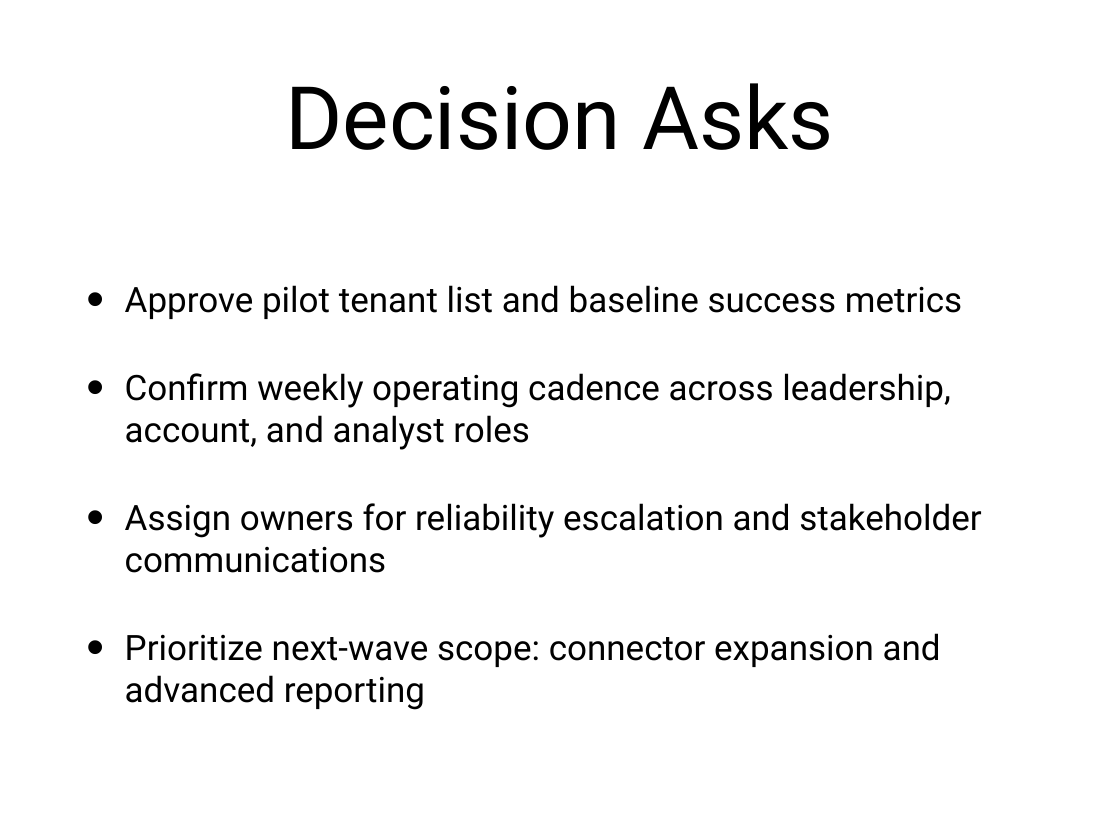
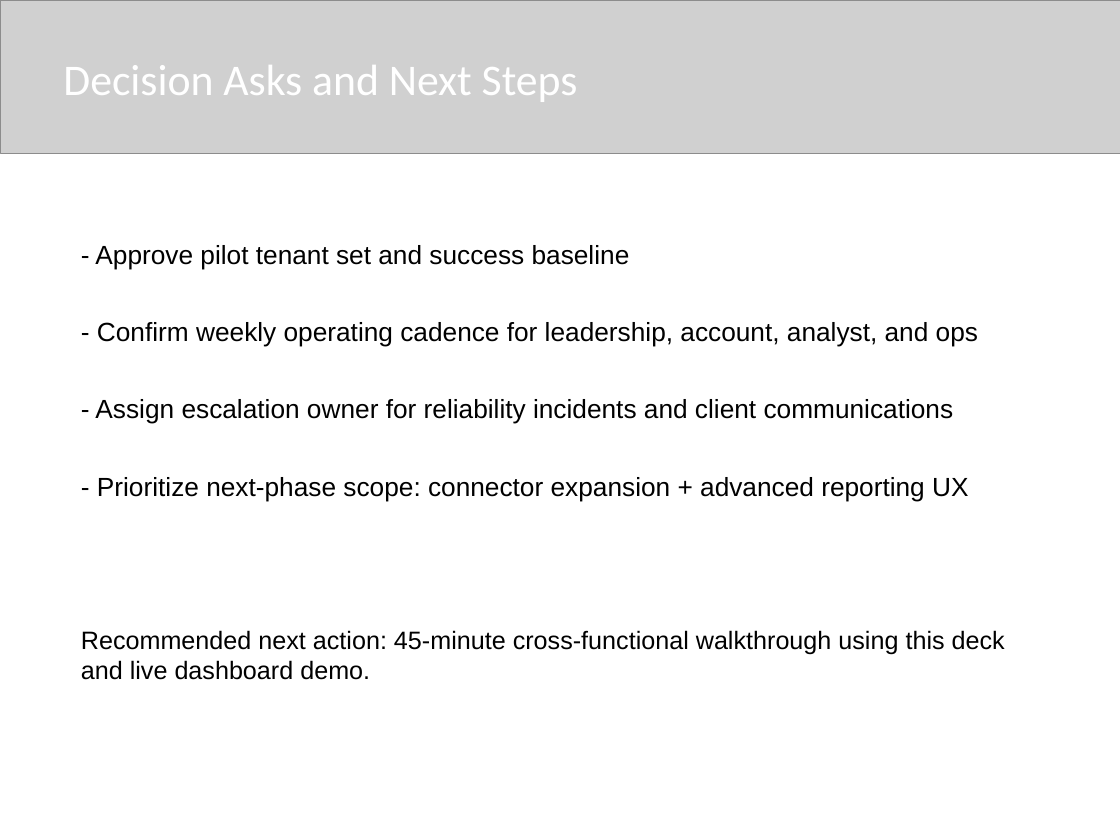
Before and after one commit to cpowe-ADT/ADinsights, a slide deck: slide 12 of docs/project/adinsights-stakeholder-deck.pptx. Drawn at 1120x840 pixels with LibreOffice and Linux fonts; fonts in the diff are those of the drawing; grey boxes stand for pictures. Boxes give left, top, right and bottom in pixels: in the first picture for what was removed or moved away, otherwise in the second. Text is boxed around its words. In the diff, an @@ line names an element or a change of style, - is before the commit and + after.

Commit message:
docs(phase2): publish closeout runbooks and external action register

```diff
--- a/docs/project/adinsights-stakeholder-deck.pptx
+++ b/docs/project/adinsights-stakeholder-deck.pptx
@@ picture added at [0, 0, 1120, 153] @@
@@ text at [63, 65, 578, 102]: text changed; size 80 to 40 pt; font Roboto to Calibri; text colour #000000 to #FFFFFF @@
-Decision Asks
+Decision Asks and Next Steps
@@ text at [95, 245, 978, 502]: text changed; size 32 to 24 pt; font Roboto to Arial @@
-• Approve pilot tenant list and baseline success metrics
-• Confirm weekly operating cadence across leadership, account, and analyst roles
-• Assign owners for reliability escalation and stakeholder communications
-• Prioritize next-wave scope: connector expansion and advanced reporting
+- Approve pilot tenant set and success baseline
+- Confirm weekly operating cadence for leadership, account, analyst, and ops
+- Assign escalation owner for reliability incidents and client communications
+- Prioritize next-phase scope: connector expansion + advanced reporting UX
@@ text added at [81, 630, 1005, 680], 23 pt, text #000000 @@
+Recommended next action: 45-minute cross-functional walkthrough using this deck and live dashboard demo.
```
Also in this commit, not shown: 4 other slides changed, 7 slides added, 7 slides removed, 46 other files.
